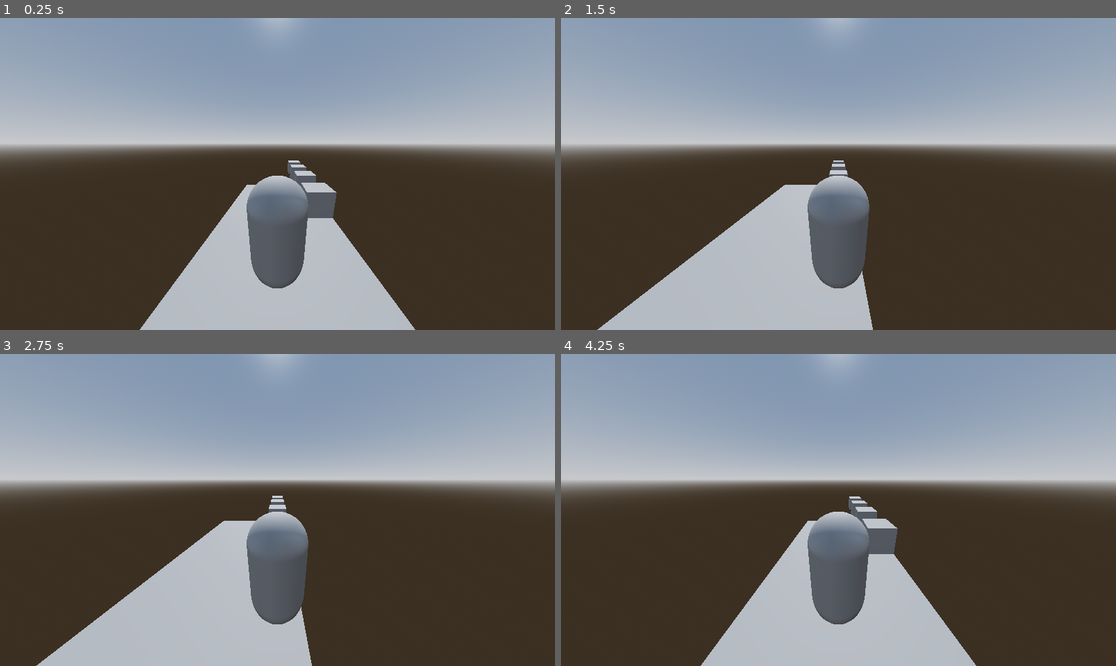
Above: before the commit, frames 1-4 (two rows, left to right).
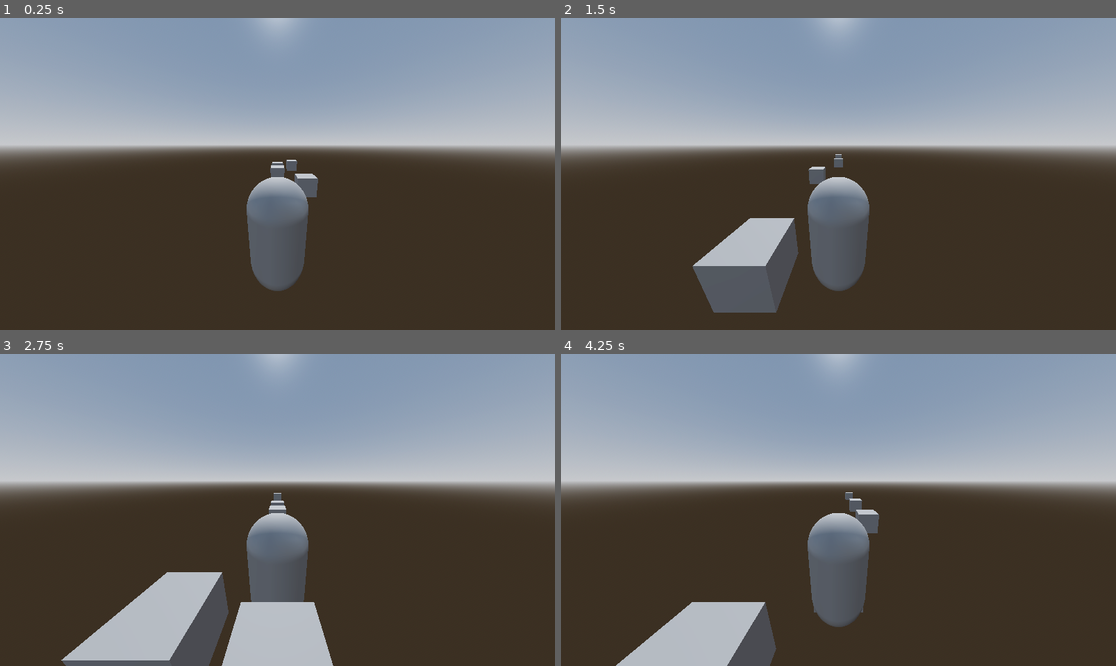
Above: after the commit, the same moments.

Repository: Alexxx180/Kazan-Tick
Game: Godot game, scene res://assets/scenes/levels/kazan.tscn
The game is run twice, just before and just after one commit, with the same random seed, the same clock (stepped at 60 frames per second) and the same inputs.
Inputs:
- Up to frame 1 (0.25 s): no input
- Up to frame 2 (1.5 s): hold Right (right) 0.53-1.28 s; tap Space (jump) at 0.77 s; hold Down (down) from 1.28 s (still down)
- Up to frame 3 (2.75 s): tap Space (jump) at 1.52 s; release Down (down) at 2.03 s; hold Right (right) from 2.03 s (still down)
- Up to frame 4 (4.25 s): release Right (right) at 2.78 s; hold Up (up) 2.78-3.53 s; tap Space (jump) at 3.02, 3.77 s; hold Left (left) from 3.53 s (still down)

The runs differ from the first frame. In frame 1, 12% of the frame differs, in the area x 19-81%, y 40-100%; in frame 2, 11%; in frame 3, 7.0%; in frame 4, 14%, in the area x 9-81%, y 40-100%.

Commit message:
Pre-production concept prototype

Diff:
--- a/assets/resources/runtime/templates/materials/shapes/floor.tres
+++ b/assets/resources/runtime/templates/materials/shapes/floor.tres
@@ -1,4 +1,4 @@
 [gd_resource type="BoxShape3D" format=3 uid="uid://0y8xn7nbeogu"]
 
 [resource]
-size = Vector3(10, 0.1, 30)
+size = Vector3(3.92503, 0.1, 9.94385)
--- a/assets/resources/runtime/templates/materials/shapes/small.tres
+++ b/assets/resources/runtime/templates/materials/shapes/small.tres
@@ -1,4 +1,4 @@
 [gd_resource type="BoxShape3D" format=3 uid="uid://bfmfn04hojavf"]
 
 [resource]
-size = Vector3(2.05395, 0.001, 1.97388)
+size = Vector3(0.982614, 0.987675, 0.98251)
--- a/assets/scenes/actors/blocks/areas/left/middle/right/small.tscn
+++ b/assets/scenes/actors/blocks/areas/small/left.tscn
@@ -12,7 +12,7 @@
 shape = ExtResource("1_bt7e1")
 
 [node name="mesh" type="MeshInstance3D" parent="floor"]
-transform = Transform3D(2, 0, 0, 0, 1, 0, 0, 0, 15, 0, 0, 0)
+transform = Transform3D(2, 0, 0, 0, 1, 0, 0, 0, 10, 0, 0, 0)
 top_level = true
 mesh = ExtResource("1_hdgyh")
 skeleton = NodePath("../..")
@@ -20,10 +20,4 @@
 [node name="blocks" type="Node3D" parent="."]
 
 [node name="left" parent="blocks" instance=ExtResource("2_o6aa2")]
-transform = Transform3D(1, 0, 0, 0, 1, 0, 0, 0, 1, -1.5, 0.5, 12)
-
-[node name="middle" parent="blocks" instance=ExtResource("2_o6aa2")]
-transform = Transform3D(1, 0, 0, 0, 1, 0, 0, 0, 1, 0, 0.5, 0)
-
-[node name="right" parent="blocks" instance=ExtResource("2_o6aa2")]
-transform = Transform3D(1, 0, 0, 0, 1, 0, 0, 0, 1, 1.5, 0.5, -12)
+transform = Transform3D(1, 0, 0, 0, 1, 0, 0, 0, 1, -1.5, 0.5, 9.5)
--- /dev/null
+++ b/assets/scenes/actors/blocks/areas/small/middle.tscn
@@ -0,0 +1,23 @@
+[gd_scene load_steps=4 format=3 uid="uid://bon5kc81xvbpx"]
+
+[ext_resource type="Shape3D" uid="uid://0y8xn7nbeogu" path="res://assets/resources/runtime/templates/materials/shapes/floor.tres" id="1_01w2r"]
+[ext_resource type="PlaneMesh" uid="uid://dbglo6lglgnue" path="res://assets/resources/runtime/templates/materials/meshes/floor.tres" id="2_ogln3"]
+[ext_resource type="PackedScene" uid="uid://rkiptippb1wf" path="res://assets/scenes/actors/blocks/small.tscn" id="3_nrudh"]
+
+[node name="area" type="Node3D"]
+
+[node name="floor" type="StaticBody3D" parent="."]
+
+[node name="collision" type="CollisionShape3D" parent="floor"]
+shape = ExtResource("1_01w2r")
+
+[node name="mesh" type="MeshInstance3D" parent="floor"]
+transform = Transform3D(2, 0, 0, 0, 1, 0, 0, 0, 10, 0, 0, 0)
+top_level = true
+mesh = ExtResource("2_ogln3")
+skeleton = NodePath("../..")
+
+[node name="blocks" type="Node3D" parent="."]
+
+[node name="middle" parent="blocks" instance=ExtResource("3_nrudh")]
+transform = Transform3D(1, 0, 0, 0, 1, 0, 0, 0, 1, 0, 0.5, 0)
--- /dev/null
+++ b/assets/scenes/actors/blocks/areas/small/right.tscn
@@ -0,0 +1,23 @@
+[gd_scene load_steps=4 format=3 uid="uid://b43e3why0q58t"]
+
+[ext_resource type="Shape3D" uid="uid://0y8xn7nbeogu" path="res://assets/resources/runtime/templates/materials/shapes/floor.tres" id="1_pquly"]
+[ext_resource type="PlaneMesh" uid="uid://dbglo6lglgnue" path="res://assets/resources/runtime/templates/materials/meshes/floor.tres" id="2_jit2m"]
+[ext_resource type="PackedScene" uid="uid://rkiptippb1wf" path="res://assets/scenes/actors/blocks/small.tscn" id="3_e2dun"]
+
+[node name="area" type="Node3D"]
+
+[node name="floor" type="StaticBody3D" parent="."]
+
+[node name="collision" type="CollisionShape3D" parent="floor"]
+shape = ExtResource("1_pquly")
+
+[node name="mesh" type="MeshInstance3D" parent="floor"]
+transform = Transform3D(2, 0, 0, 0, 1, 0, 0, 0, 10, 0, 0, 0)
+top_level = true
+mesh = ExtResource("2_jit2m")
+skeleton = NodePath("../..")
+
+[node name="blocks" type="Node3D" parent="."]
+
+[node name="right" parent="blocks" instance=ExtResource("3_e2dun")]
+transform = Transform3D(1, 0, 0, 0, 1, 0, 0, 0, 1, 1.5, 0.5, -9.5)
--- a/assets/scenes/actors/hero.tscn
+++ b/assets/scenes/actors/hero.tscn
@@ -15,5 +15,5 @@
 mesh = ExtResource("2_e3ejg")
 
 [node name="vision" type="Camera3D" parent="."]
-transform = Transform3D(-1, 2.36566e-08, -8.41612e-08, 0, 0.962692, 0.2706, 8.74228e-08, 0.2706, -0.962692, 0, 1.503, -1.62716)
+transform = Transform3D(-1, 2.26267e-08, -8.44439e-08, 0, 0.965926, 0.258819, 8.74228e-08, 0.258819, -0.965926, 0, 1.503, -1.62985)
 fov = 110.0
--- a/assets/scenes/levels/kazan.tscn
+++ b/assets/scenes/levels/kazan.tscn
@@ -1,7 +1,7 @@
 [gd_scene load_steps=7 format=3 uid="uid://lui80x5p02fx"]
 
 [ext_resource type="PackedScene" uid="uid://cfi67atue4lrh" path="res://assets/scenes/actors/hero.tscn" id="1_tli3t"]
-[ext_resource type="PackedScene" uid="uid://ha7eqpu3yx3f" path="res://assets/scenes/actors/blocks/areas/left/middle/right/small.tscn" id="2_h8yh6"]
+[ext_resource type="PackedScene" uid="uid://ha7eqpu3yx3f" path="res://assets/scenes/actors/blocks/areas/small/left.tscn" id="2_h8yh6"]
 [ext_resource type="PackedScene" uid="uid://d3vlgt415niqw" path="res://assets/scenes/actors/controllers/terrain.tscn" id="3_4gayw"]
 
 [sub_resource type="ProceduralSkyMaterial" id="ProceduralSkyMaterial_ifakd"]
@@ -26,13 +26,13 @@
 transform = Transform3D(-1, 6.18172e-08, -6.18172e-08, 0, 0.707107, 0.707107, 8.74228e-08, 0.707107, -0.707107, 0, 0, 0)
 
 [node name="hero" parent="." node_paths=PackedStringArray("paths") instance=ExtResource("1_tli3t")]
-transform = Transform3D(-1, 0, -8.74228e-08, 0, 1, 0, 8.74228e-08, 0, -1, 0, 1.1, -10)
+transform = Transform3D(-1, 0, -8.74228e-08, 0, 1, 0, 8.74228e-08, 0, -1, 0, 1.1, -16.0139)
 paths = NodePath("../track/paths")
 
 [node name="track" type="Node3D" parent="."]
 
 [node name="paths" type="Node3D" parent="track"]
-transform = Transform3D(1, 0, 0, 0, 1, 0, 0, 0, 1, 0, 1.1, -10)
+transform = Transform3D(1, 0, 0, 0, 1, 0, 0, 0, 1, 0, 1.1, -4.43293)
 
 [node name="left" type="Marker3D" parent="track/paths"]
 transform = Transform3D(1, 0, 0, 0, 1, 0, 0, 0, 1, -1.5, 0, 0)
@@ -46,5 +46,5 @@
 visible = false
 
 [node name="terrain" parent="track" instance=ExtResource("3_4gayw")]
-terrain_velocity = 3.0
-terrain_blocks_path = "res://assets/scenes/actors/blocks/areas/left/middle/right"
+num_terrain_blocks = 10
+terrain_blocks_path = "res://assets/scenes/actors/blocks/areas/small"
--- a/assets/scripts/controllers/terrain.gd
+++ b/assets/scripts/controllers/terrain.gd
@@ -53,8 +53,8 @@
 func _progress_terrain(delta: float) -> void:
 	for block in terrain_belt:
 		block.position.z += terrain_velocity * delta
-
-	if terrain_belt[0].position.z >= _get_mesh_center(terrain_belt[0]):
+#_get_mesh_center(terrain_belt[0]) * 2
+	if terrain_belt[0].position.z >= -5:
 		var last_terrain = terrain_belt[-1]
 		var first_terrain = terrain_belt.pop_front()
 
@@ -66,7 +66,9 @@
 
 
 func _append_to_far_edge(target_block: Node3D, appending_block: Node3D) -> void:
-	appending_block.position.z = target_block.position.z - _get_mesh_center(target_block) - _get_mesh_center(appending_block)
+	var target = _get_mesh_center(target_block)
+	var append = _get_mesh_center(appending_block)
+	appending_block.position.z = target_block.position.z - target - append
 
 
 func _load_terrain_scenes(target_path: String) -> void:
